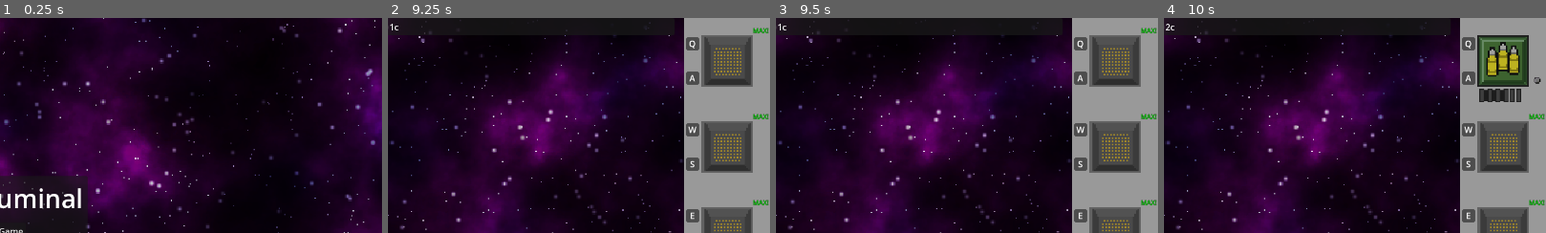
Above: before the commit, frames 1-4 (left to right).
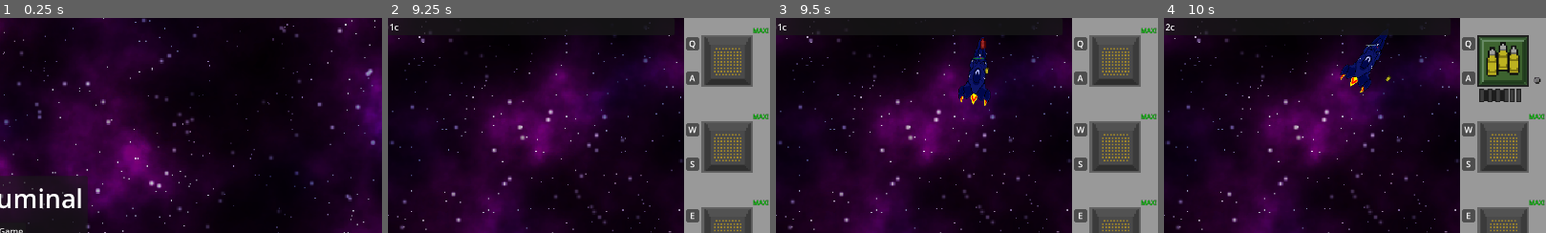
Above: after the commit, the same moments.

Repository: DigitsCodeCompendium/game.MJ198
Game: Godot game, scene res://scenes/title_screen/title_screen.tscn
Two runs of this game, one before a commit and one after it. Both use one fixed random seed, a clock stepped at 60 frames per second and the inputs below. The engine's default icon, where the game draws it, is replaced by a stand-in: a white triangle on a blue panel in a dark square.
Inputs (mouse positions are % of the whole screen's width and height, from its top left):
- Up to frame 1 (0.25 s): no input
- Up to frame 2 (9.25 s): click "Start Game" at 0.5 s; click (90, 6) at 1.27 s; click (90, 14) at 2.02 s; click (90, 6) at 2.77 s; click (90, 14) at 3.52 s; click "Restart" at 4.25 s; click (90, 6) at 5.02 s; click (90, 14) at 5.77 s; move the mouse to (72, 45) at 6.52 s; hold ` (discard_module_pending) 6.53-7.28 s; move the mouse to (30, 55) at 7.27 s; tap N (discard_weapon) at 7.35 s; move the mouse to (60, 28) at 8.02 s; tap Y (replace_weapon) at 8.1 s; move the mouse to (45, 70) at 8.77 s; click (45, 70) at 8.85 s
- Up to frame 3 (9.5 s): no input
- Up to frame 4 (10 s): move the mouse to (80, 65) at 9.52 s; tap Space (test_key) at 9.6 s
The pictures show only the part of the screen within x 50-100%, y 0-50%; the shares and areas given below are measured in that part.

Frames 1-2 are identical in both runs. In frame 3, 1.3% of the frame differs, in the area x 47-57%, y 8-41%; in frame 4, 1.2%.
Error in both runs: Invalid access to property or key 'volume_music' on a base object of type 'Dictionary'. (res://scenes/player_options.gd:22)

Commit message:
cop cruiser and cop fighter can die now

Diff:
--- a/resources/enemy_spawn/beginner_enemy_spawn.tres
+++ b/resources/enemy_spawn/beginner_enemy_spawn.tres
@@ -6,6 +6,7 @@
 [ext_resource type="PackedScene" uid="uid://b28ic5p8jf3k7" path="res://scenes/enemies/exploder_ship.tscn" id="3_a78qv"]
 [ext_resource type="PackedScene" uid="uid://byinyv2ojmdk0" path="res://scenes/enemies/cops/cop_fighter/cop_fighter.tscn" id="4_w1wi7"]
 [ext_resource type="Script" uid="uid://20wcajr3o32k" path="res://scenes/enemies/spawning/simple_enemy_spawn.gd" id="5_bi2un"]
+[ext_resource type="PackedScene" uid="uid://ovol6tu8w0mo" path="res://scenes/enemies/cops/cop_cruiser/cop_cruiser.tscn" id="6_bi2un"]
 
 [sub_resource type="Resource" id="Resource_w1wi7"]
 script = ExtResource("2_ue0iw")
@@ -31,7 +32,18 @@
 random_offset = Vector2(800, 0)
 metadata/_custom_type_script = "uid://c2w1qo8e6vrhw"
 
+[sub_resource type="Resource" id="Resource_k053r"]
+script = ExtResource("5_bi2un")
+enemy = ExtResource("6_bi2un")
+metadata/_custom_type_script = "uid://20wcajr3o32k"
+
+[sub_resource type="Resource" id="Resource_8jss5"]
+script = ExtResource("1_mr0iv")
+enemy_spawn = SubResource("Resource_k053r")
+base_offset = Vector2(500, 0)
+metadata/_custom_type_script = "uid://c2w1qo8e6vrhw"
+
 [resource]
 script = ExtResource("2_khl2h")
-pattern = Array[ExtResource("1_mr0iv")]([SubResource("Resource_bi2un"), SubResource("Resource_lqkmv")])
+pattern = Array[ExtResource("1_mr0iv")]([SubResource("Resource_bi2un"), SubResource("Resource_lqkmv"), SubResource("Resource_8jss5")])
 metadata/_custom_type_script = "uid://b4rcup02wd1hy"
--- /dev/null
+++ b/scenes/enemies/cops/cop_cruiser/cop_cruiser.tscn
@@ -0,0 +1,158 @@
+[gd_scene load_steps=20 format=3 uid="uid://ovol6tu8w0mo"]
+
+[ext_resource type="Script" uid="uid://c7vmww7k1dblt" path="res://scenes/enemies/enemy_collision_area.gd" id="1_tp4mi"]
+[ext_resource type="Texture2D" uid="uid://b5rcmhasdurgk" path="res://assets/enemies/deathcruiserSprite-0030.png" id="2_f6c20"]
+[ext_resource type="Texture2D" uid="uid://btvfqj8lk25on" path="res://assets/enemies/Cop_Cruiser.png" id="2_ph437"]
+[ext_resource type="Script" uid="uid://c10pk6udhh4av" path="res://scenes/enemies/enemy_health.gd" id="3_f6c20"]
+[ext_resource type="Script" path="res://scenes/enemies/fuel_bar.gd" id="4_d0oqy"]
+[ext_resource type="PackedScene" uid="uid://bt83ghg2tyrgw" path="res://scenes/systems/weapons/weapon_system.tscn" id="5_expjq"]
+[ext_resource type="Script" uid="uid://dpx0buqvsgrne" path="res://scenes/systems/enemies/health_death.gd" id="5_f6c20"]
+[ext_resource type="Resource" uid="uid://bc11d30co7hp2" path="res://resources/weapons/enemy/cop/cop_fighter_laser.tres" id="6_yhwmg"]
+[ext_resource type="Script" uid="uid://ba7c7pypi756b" path="res://scenes/systems/enemies/ai/hit_run_ai.gd" id="7_c8ovo"]
+
+[sub_resource type="AtlasTexture" id="AtlasTexture_d0oqy"]
+atlas = ExtResource("2_f6c20")
+region = Rect2(0, 0, 114, 139)
+
+[sub_resource type="AtlasTexture" id="AtlasTexture_expjq"]
+atlas = ExtResource("2_f6c20")
+region = Rect2(114, 0, 114, 139)
+
+[sub_resource type="AtlasTexture" id="AtlasTexture_yhwmg"]
+atlas = ExtResource("2_f6c20")
+region = Rect2(228, 0, 114, 139)
+
+[sub_resource type="AtlasTexture" id="AtlasTexture_c8ovo"]
+atlas = ExtResource("2_f6c20")
+region = Rect2(342, 0, 114, 139)
+
+[sub_resource type="AtlasTexture" id="AtlasTexture_hajrm"]
+atlas = ExtResource("2_f6c20")
+region = Rect2(456, 0, 114, 139)
+
+[sub_resource type="AtlasTexture" id="AtlasTexture_mvtuq"]
+atlas = ExtResource("2_ph437")
+region = Rect2(0, 0, 114, 139)
+
+[sub_resource type="AtlasTexture" id="AtlasTexture_8hl6c"]
+atlas = ExtResource("2_ph437")
+region = Rect2(114, 0, 114, 139)
+
+[sub_resource type="AtlasTexture" id="AtlasTexture_3r1hn"]
+atlas = ExtResource("2_ph437")
+region = Rect2(228, 0, 114, 139)
+
+[sub_resource type="SpriteFrames" id="SpriteFrames_wdn6e"]
+animations = [{
+"frames": [{
+"duration": 1.0,
+"texture": SubResource("AtlasTexture_d0oqy")
+}, {
+"duration": 1.0,
+"texture": SubResource("AtlasTexture_expjq")
+}, {
+"duration": 1.0,
+"texture": SubResource("AtlasTexture_yhwmg")
+}, {
+"duration": 1.0,
+"texture": SubResource("AtlasTexture_c8ovo")
+}, {
+"duration": 1.0,
+"texture": SubResource("AtlasTexture_hajrm")
+}],
+"loop": false,
+"name": &"death",
+"speed": 5.0
+}, {
+"frames": [{
+"duration": 1.0,
+"texture": SubResource("AtlasTexture_mvtuq")
+}, {
+"duration": 1.0,
+"texture": SubResource("AtlasTexture_8hl6c")
+}, {
+"duration": 1.0,
+"texture": SubResource("AtlasTexture_3r1hn")
+}],
+"loop": true,
+"name": &"default",
+"speed": 5.0
+}]
+
+[sub_resource type="StyleBoxFlat" id="StyleBoxFlat_2yyge"]
+content_margin_left = 2.0
+content_margin_top = 2.0
+content_margin_right = 2.0
+content_margin_bottom = 2.0
+bg_color = Color(0, 1, 0, 0.4)
+corner_radius_top_left = 6
+corner_radius_top_right = 6
+corner_radius_bottom_right = 6
+corner_radius_bottom_left = 6
+corner_detail = 6
+
+[node name="CopCruiser" type="Node2D"]
+
+[node name="Area2D" type="Area2D" parent="." node_paths=PackedStringArray("health") groups=["enemy"]]
+script = ExtResource("1_tp4mi")
+health = NodePath("../Health")
+
+[node name="AnimatedSprite2D" type="AnimatedSprite2D" parent="Area2D"]
+sprite_frames = SubResource("SpriteFrames_wdn6e")
+autoplay = "default"
+
+[node name="CollisionPolygon2D" type="CollisionPolygon2D" parent="Area2D"]
+polygon = PackedVector2Array(0, -58, 2, -57, 6, -49, 13, -15, 17, -5, 15, 3, 16, 30, 29, 44, 27, 62, -27, 62, -29, 45, -16, 30, -16, 4, -17, -4, -12, -16, -6, -49, -2, -57)
+
+[node name="PickupDropSource" type="Node2D" parent="."]
+
+[node name="Health" type="Node" parent="." node_paths=PackedStringArray("health_bar")]
+script = ExtResource("3_f6c20")
+health_bar = NodePath("../HealthBar")
+
+[node name="HealthDeath" type="Node" parent="." node_paths=PackedStringArray("health", "animated_sprite")]
+script = ExtResource("5_f6c20")
+health = NodePath("../Health")
+animated_sprite = NodePath("../Area2D/AnimatedSprite2D")
+
+[node name="HealthBar" type="ProgressBar" parent="."]
+offset_left = -10.000001
+offset_top = -18.0
+offset_right = 189.99998
+offset_bottom = -8.000015
+scale = Vector2(0.1, 0.1)
+max_value = 1.0
+value = 1.0
+show_percentage = false
+
+[node name="FuelBar" type="ProgressBar" parent="." node_paths=PackedStringArray("fuel_timer")]
+offset_left = -10.0
+offset_top = -17.0
+offset_right = 189.99998
+offset_bottom = -7.0000153
+scale = Vector2(0.1, 0.1)
+theme_override_styles/fill = SubResource("StyleBoxFlat_2yyge")
+max_value = 1.0
+value = 0.49
+show_percentage = false
+script = ExtResource("4_d0oqy")
+fuel_timer = NodePath("../Systems/Timer")
+
+[node name="Systems" type="Node" parent="."]
+
+[node name="Timer" type="Timer" parent="Systems"]
+wait_time = 40.0
+one_shot = true
+autostart = true
+
+[node name="WeaponSystem" parent="Systems" instance=ExtResource("5_expjq")]
+current_weapon = ExtResource("6_yhwmg")
+
+[node name="HitRunAi" type="Node" parent="Systems" node_paths=PackedStringArray("weapon_systems", "area")]
+script = ExtResource("7_c8ovo")
+weapon_systems = [NodePath("../WeaponSystem")]
+break_off_dist = 300.0
+engage_dist = 800.0
+rotation_speed = 50.0
+speed = 50.0
+area = NodePath("../../Area2D")
--- a/scenes/enemies/cops/cop_fighter/cop_fighter.tscn
+++ b/scenes/enemies/cops/cop_fighter/cop_fighter.tscn
@@ -1,12 +1,30 @@
-[gd_scene load_steps=13 format=3 uid="uid://byinyv2ojmdk0"]
+[gd_scene load_steps=19 format=3 uid="uid://byinyv2ojmdk0"]
 
-[ext_resource type="Script" path="res://scenes/enemies/enemy_collision_area.gd" id="1_2yyge"]
+[ext_resource type="Script" uid="uid://c7vmww7k1dblt" path="res://scenes/enemies/enemy_collision_area.gd" id="1_2yyge"]
 [ext_resource type="Texture2D" uid="uid://2fej2ykva2rf" path="res://assets/enemies/cop_fighter.png" id="1_l8aco"]
 [ext_resource type="PackedScene" uid="uid://bt83ghg2tyrgw" path="res://scenes/systems/weapons/weapon_system.tscn" id="2_cdl2y"]
+[ext_resource type="Texture2D" uid="uid://cqx8dii7pwcj5" path="res://assets/enemies/deathfightercop7.png" id="2_mcs0h"]
 [ext_resource type="Script" uid="uid://c10pk6udhh4av" path="res://scenes/enemies/enemy_health.gd" id="2_wdn6e"]
 [ext_resource type="Script" path="res://scenes/enemies/fuel_bar.gd" id="3_be5vc"]
 [ext_resource type="Resource" uid="uid://bc11d30co7hp2" path="res://resources/weapons/enemy/cop/cop_fighter_laser.tres" id="3_wdn6e"]
 [ext_resource type="Script" uid="uid://ba7c7pypi756b" path="res://scenes/systems/enemies/ai/hit_run_ai.gd" id="4_cdl2y"]
+[ext_resource type="Script" uid="uid://dpx0buqvsgrne" path="res://scenes/systems/enemies/health_death.gd" id="5_erfpo"]
+
+[sub_resource type="AtlasTexture" id="AtlasTexture_jp41b"]
+atlas = ExtResource("2_mcs0h")
+region = Rect2(0, 0, 32, 32)
+
+[sub_resource type="AtlasTexture" id="AtlasTexture_5pkkn"]
+atlas = ExtResource("2_mcs0h")
+region = Rect2(32, 0, 32, 32)
+
+[sub_resource type="AtlasTexture" id="AtlasTexture_l1q6y"]
+atlas = ExtResource("2_mcs0h")
+region = Rect2(64, 0, 32, 32)
+
+[sub_resource type="AtlasTexture" id="AtlasTexture_ntg3r"]
+atlas = ExtResource("2_mcs0h")
+region = Rect2(96, 0, 32, 32)
 
 [sub_resource type="AtlasTexture" id="AtlasTexture_be5vc"]
 atlas = ExtResource("1_l8aco")
@@ -22,6 +40,23 @@
 
 [sub_resource type="SpriteFrames" id="SpriteFrames_wdn6e"]
 animations = [{
+"frames": [{
+"duration": 1.0,
+"texture": SubResource("AtlasTexture_jp41b")
+}, {
+"duration": 1.0,
+"texture": SubResource("AtlasTexture_5pkkn")
+}, {
+"duration": 1.0,
+"texture": SubResource("AtlasTexture_l1q6y")
+}, {
+"duration": 1.0,
+"texture": SubResource("AtlasTexture_ntg3r")
+}],
+"loop": false,
+"name": &"death",
+"speed": 5.0
+}, {
 "frames": [{
 "duration": 1.0,
 "texture": SubResource("AtlasTexture_be5vc")
@@ -60,13 +95,20 @@
 
 [node name="AnimatedSprite2D" type="AnimatedSprite2D" parent="Area2D"]
 sprite_frames = SubResource("SpriteFrames_wdn6e")
-frame_progress = 0.5814532
+animation = &"death"
+autoplay = "default"
 
 [node name="PickupDropSource" type="Node2D" parent="."]
 
 [node name="Health" type="Node" parent="." node_paths=PackedStringArray("health_bar")]
 script = ExtResource("2_wdn6e")
 health_bar = NodePath("../HealthBar")
+
+[node name="HealthDeath" type="Node" parent="." node_paths=PackedStringArray("health", "animated_sprite")]
+script = ExtResource("5_erfpo")
+health = NodePath("../Health")
+animated_sprite = NodePath("../Area2D/AnimatedSprite2D")
+fade_away_time = 1.0
 
 [node name="HealthBar" type="ProgressBar" parent="."]
 offset_left = -10.000001
@@ -101,8 +143,9 @@
 [node name="WeaponSystem" parent="Systems" instance=ExtResource("2_cdl2y")]
 current_weapon = ExtResource("3_wdn6e")
 
-[node name="HitRunAi" type="Node" parent="Systems" node_paths=PackedStringArray("weapon_systems", "area")]
+[node name="HitRunAi" type="Node" parent="Systems" node_paths=PackedStringArray("death_sources", "weapon_systems", "area")]
 script = ExtResource("4_cdl2y")
+death_sources = [NodePath("../../HealthDeath")]
 weapon_systems = [NodePath("../WeaponSystem")]
 break_off_dist = 200.0
 engage_dist = 500.0
--- /dev/null
+++ b/scenes/enemies/cops/cop_frigate/cop_fighter.tscn
@@ -0,0 +1,111 @@
+[gd_scene load_steps=13 format=3 uid="uid://dgtvtskd7f0kt"]
+
+[ext_resource type="Script" path="res://scenes/enemies/enemy_collision_area.gd" id="1_nxft5"]
+[ext_resource type="Texture2D" uid="uid://2fej2ykva2rf" path="res://assets/enemies/cop_fighter.png" id="2_mgybb"]
+[ext_resource type="Script" uid="uid://c10pk6udhh4av" path="res://scenes/enemies/enemy_health.gd" id="3_cjgyk"]
+[ext_resource type="Script" path="res://scenes/enemies/fuel_bar.gd" id="4_y7ay8"]
+[ext_resource type="PackedScene" uid="uid://bt83ghg2tyrgw" path="res://scenes/systems/weapons/weapon_system.tscn" id="5_kmogp"]
+[ext_resource type="Resource" uid="uid://bc11d30co7hp2" path="res://resources/weapons/enemy/cop/cop_fighter_laser.tres" id="6_h5tmp"]
+[ext_resource type="Script" uid="uid://ba7c7pypi756b" path="res://scenes/systems/enemies/ai/hit_run_ai.gd" id="7_r0pqd"]
+
+[sub_resource type="AtlasTexture" id="AtlasTexture_be5vc"]
+atlas = ExtResource("2_mgybb")
+region = Rect2(0, 0, 32, 32)
+
+[sub_resource type="AtlasTexture" id="AtlasTexture_2yyge"]
+atlas = ExtResource("2_mgybb")
+region = Rect2(32, 0, 32, 32)
+
+[sub_resource type="AtlasTexture" id="AtlasTexture_p1rf7"]
+atlas = ExtResource("2_mgybb")
+region = Rect2(64, 0, 32, 32)
+
+[sub_resource type="SpriteFrames" id="SpriteFrames_wdn6e"]
+animations = [{
+"frames": [{
+"duration": 1.0,
+"texture": SubResource("AtlasTexture_be5vc")
+}, {
+"duration": 1.0,
+"texture": SubResource("AtlasTexture_2yyge")
+}, {
+"duration": 1.0,
+"texture": SubResource("AtlasTexture_p1rf7")
+}],
+"loop": true,
+"name": &"default",
+"speed": 5.0
+}]
+
+[sub_resource type="StyleBoxFlat" id="StyleBoxFlat_2yyge"]
+content_margin_left = 2.0
+content_margin_top = 2.0
+content_margin_right = 2.0
+content_margin_bottom = 2.0
+bg_color = Color(0, 1, 0, 0.4)
+corner_radius_top_left = 6
+corner_radius_top_right = 6
+corner_radius_bottom_right = 6
+corner_radius_bottom_left = 6
+corner_detail = 6
+
+[node name="CopFighter" type="Node2D"]
+
+[node name="Area2D" type="Area2D" parent="." node_paths=PackedStringArray("health") groups=["enemy"]]
+script = ExtResource("1_nxft5")
+health = NodePath("../Health")
+
+[node name="CollisionPolygon2D" type="CollisionPolygon2D" parent="Area2D"]
+polygon = PackedVector2Array(0, -15, 13, 6, 10, 11, -10, 11, -13, 6)
+
+[node name="AnimatedSprite2D" type="AnimatedSprite2D" parent="Area2D"]
+sprite_frames = SubResource("SpriteFrames_wdn6e")
+frame_progress = 0.5814532
+
+[node name="PickupDropSource" type="Node2D" parent="."]
+
+[node name="Health" type="Node" parent="." node_paths=PackedStringArray("health_bar")]
+script = ExtResource("3_cjgyk")
+health_bar = NodePath("../HealthBar")
+
+[node name="HealthBar" type="ProgressBar" parent="."]
+offset_left = -10.000001
+offset_top = -18.0
+offset_right = 189.99998
+offset_bottom = -8.000015
+scale = Vector2(0.1, 0.1)
+max_value = 1.0
+value = 1.0
+show_percentage = false
+
+[node name="FuelBar" type="ProgressBar" parent="." node_paths=PackedStringArray("fuel_timer")]
+offset_left = -10.0
+offset_top = -17.0
+offset_right = 189.99998
+offset_bottom = -7.0000153
+scale = Vector2(0.1, 0.1)
+theme_override_styles/fill = SubResource("StyleBoxFlat_2yyge")
+max_value = 1.0
+value = 0.49
+show_percentage = false
+script = ExtResource("4_y7ay8")
+fuel_timer = NodePath("../Systems/Timer")
+
+[node name="Systems" type="Node" parent="."]
+
+[node name="Timer" type="Timer" parent="Systems"]
+wait_time = 40.0
+one_shot = true
+autostart = true
+
+[node name="WeaponSystem" parent="Systems" instance=ExtResource("5_kmogp")]
+current_weapon = ExtResource("6_h5tmp")
+
+[node name="HitRunAi" type="Node" parent="Systems" node_paths=PackedStringArray("weapon_systems", "area")]
+script = ExtResource("7_r0pqd")
+weapon_systems = [NodePath("../WeaponSystem")]
+break_off_dist = 200.0
+engage_dist = 500.0
+rotation_speed = 300.0
+speed = 100.0
+area = NodePath("../../Area2D")
--- a/scenes/systems/enemies/ai/hit_run_ai.gd
+++ b/scenes/systems/enemies/ai/hit_run_ai.gd
@@ -1,6 +1,8 @@
 extends Node
 
 @onready var player: Node2D = get_node("/root/Game/Player")
+
+@export var death_sources: Array[Node]
 
 @export var weapon_systems: Array[WeaponSystem]
 @export var break_off_dist: float
@@ -10,10 +12,16 @@
 @export var area: Area2D
 
 var _is_hitting: bool = true
+var _brain_dead: bool = false
 
 # Called when the node enters the scene tree for the first time.
 func _ready() -> void:
+	for death_source in death_sources:
+		death_source.connect("on_death", _on_death)
 	pass # Replace with function body.
+
+func _on_death():
+	_brain_dead = true
 
 # Called every frame. 'delta' is the elapsed time since the previous frame.
 func _process(delta: float) -> void:
@@ -26,8 +34,9 @@
 	if _is_hitting:
 		if target_dist < break_off_dist:
 			_is_hitting = false
-		for weapon_system in weapon_systems:
-			weapon_system.fire( Vector2.UP.rotated(area.rotation))
+		if not _brain_dead:
+			for weapon_system in weapon_systems:
+				weapon_system.fire( Vector2.UP.rotated(area.rotation))
 		rot_diff = angle_difference(area.rotation, target_dir.angle()) + PI/2
 	else:
 		if target_dist > engage_dist:
@@ -35,4 +44,5 @@
 		rot_diff = angle_difference(area.rotation, target_dir.angle()+PI) + PI/2
 
 	var rotation_limit = rotation_speed * delta * PI / 180
-	area.rotate(clampf(rot_diff, -rotation_limit, rotation_limit))
+	if not _brain_dead:
+		area.rotate(clampf(rot_diff, -rotation_limit, rotation_limit))
--- /dev/null
+++ b/scenes/systems/enemies/health_death.gd
@@ -0,0 +1,34 @@
+extends Node
+
+@export var health: Node
+@export var animated_sprite: AnimatedSprite2D
+@export var fade_away_time: float = 0
+var _fade_time: float
+var _marked_dead: bool = false
+var _death_anim_done: bool = false
+
+signal on_death()
+signal on_death_finish()
+
+func _ready():
+	health.connect("health_depleted", _on_health_depleted)
+	animated_sprite.connect("animation_finished", _on_anim_finished)
+	_fade_time = fade_away_time
+
+func _on_health_depleted():
+	_marked_dead = true
+	animated_sprite.play("death")
+	on_death.emit()
+
+func _on_anim_finished():
+	if animated_sprite.animation == "death":
+		_death_anim_done = true
+
+func _process(delta: float) -> void:
+	if _death_anim_done:
+		_fade_time -= delta
+		if _fade_time < 0:
+			on_death_finish.emit()
+			owner.queue_free()
+		else:
+			animated_sprite.self_modulate.a = _fade_time/fade_away_time
Binary file added: assets/enemies/deathcruiserSprite-0030.png
Not shown, added: assets/enemies/deathcruiserSprite-0030.png.import
Binary file added: assets/enemies/deathfightercop7.png
Not shown, added: assets/enemies/deathfightercop7.png.import
Not shown: 1 places in resources/enemy_spawn/beginner_enemy_spawn.tres that only renumber resources
Not shown, added: scenes/systems/enemies/health_death.gd.uid
